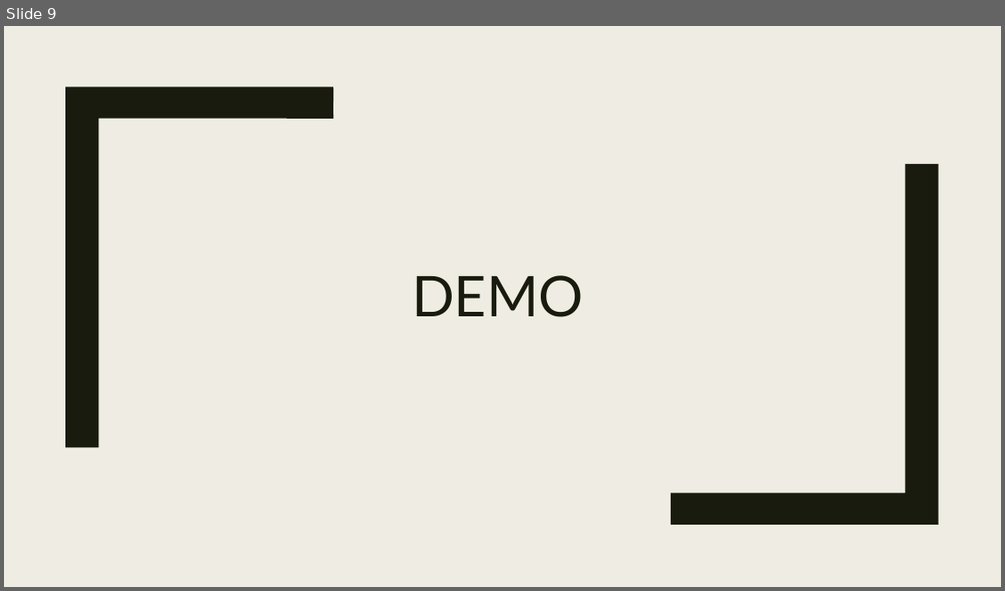
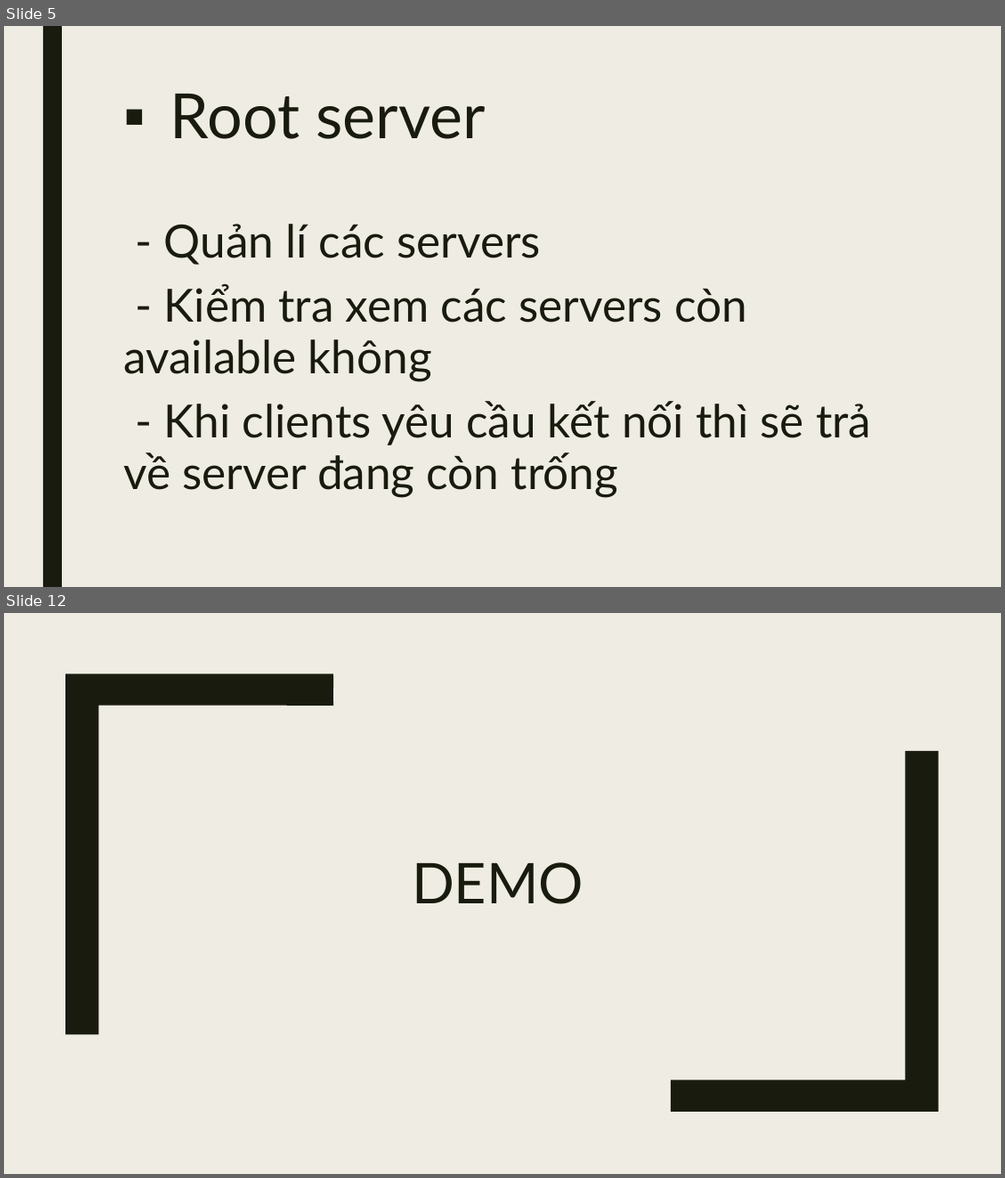
Before and after one commit to znqt/LTM_Proj, a slide deck: Load balancing.pptx. Shown one above the other, each under a label of ours: slide 9 before the commit, slides 5 and 12 after it; the slides between them are not shown. The pictures are 1005x591 and 1005x1178 pixels, drawn with LibreOffice and Linux fonts; fonts in the diff are those of the drawing. Boxes give left, top, right and bottom in pixels: in the first picture for what was removed or moved away, otherwise in the second. Text is boxed around its words. In the diff, an @@ line names an element or a change of style, - is before the commit and + after.

```diff
--- a/Load balancing.pptx
+++ b/Load balancing.pptx
@@ slide 5 added at [4,26,1001,587], background #EFEDE3 @@
@@ rectangle added at [43,26,62,587], fill #191B0E @@
@@ title added at [170,94,485,139], 60 pt, text #191B0E @@
+▪ Root server
@@ text added at [123,224,871,497], 44 pt, text #191B0E @@
+- Quản lí các servers
+- Kiểm tra xem các servers còn available không
+- Khi clients yêu cầu kết nối thì sẽ trả về server đang còn trống
@@ what was slide 9 is now slide 12 @@
```
Also in this commit, not shown: 4 slides changed, 6 other slides added, 4 slides removed.
